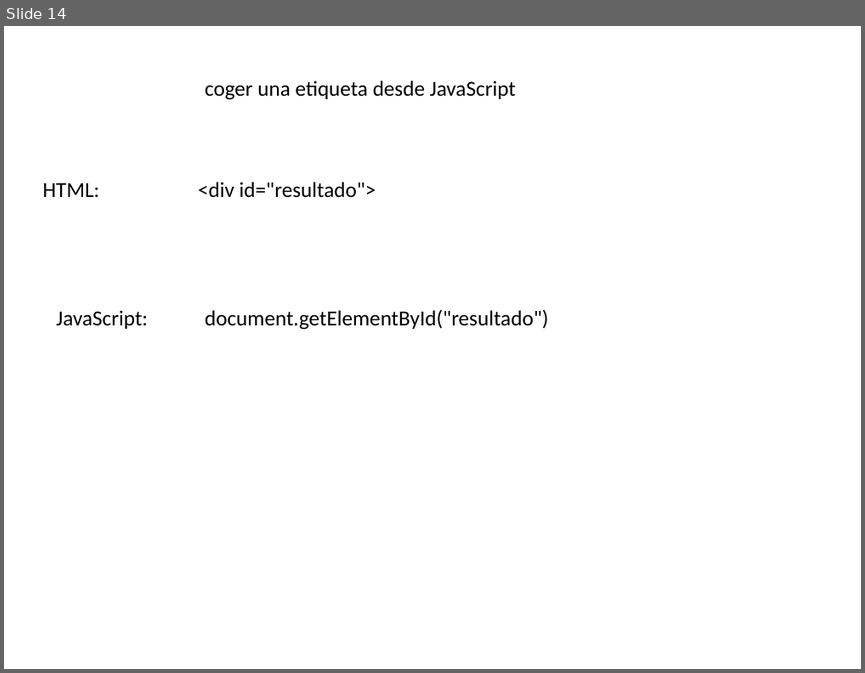
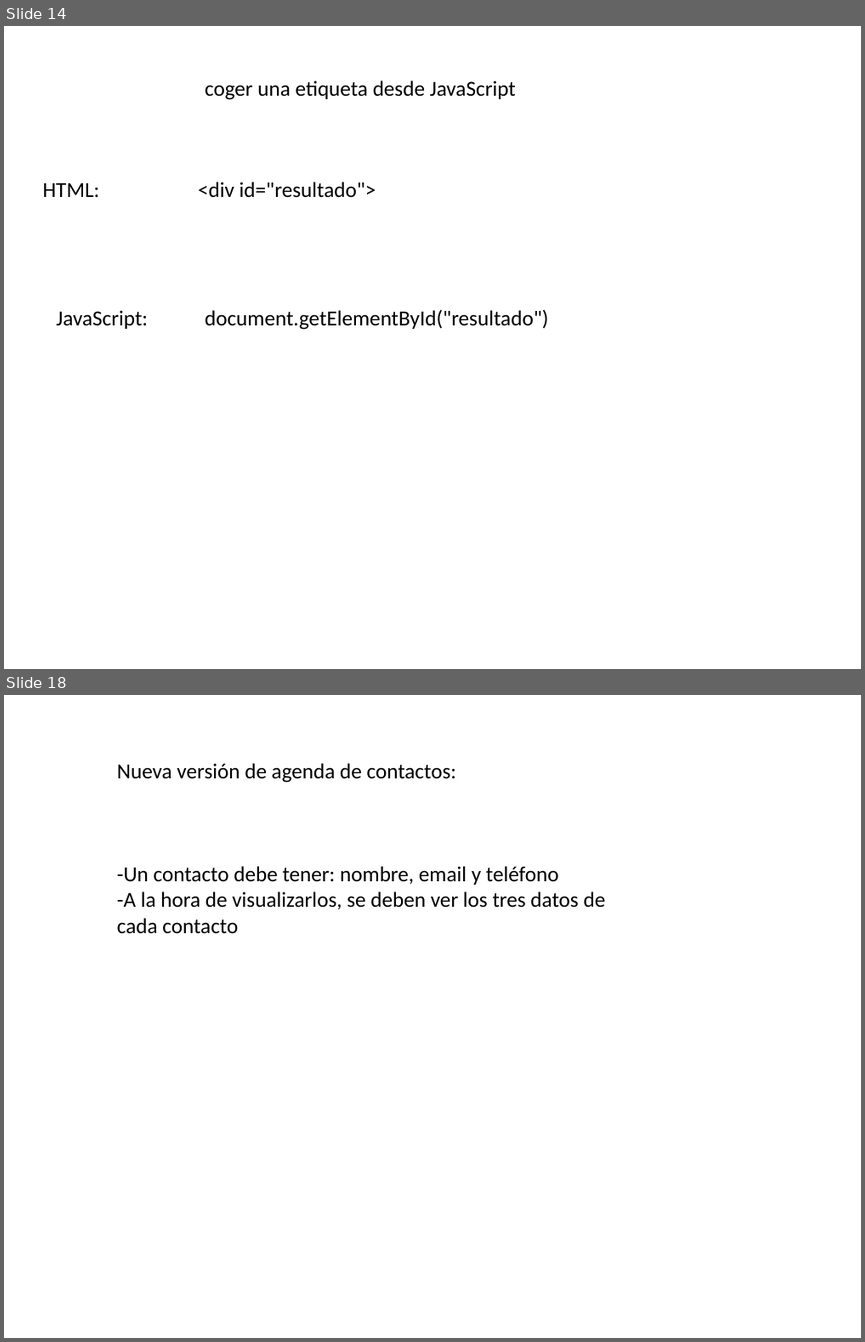
Before and after one commit to amartinsierra/javascript2025, a slide deck: pizarra.pptx. Shown one above the other, each under a label of ours: slide 14 before the commit, slides 14 and 18 after it; the slides between them are not shown. The pictures are 865x673 and 865x1342 pixels, drawn with LibreOffice and Linux fonts; fonts in the diff are those of the drawing. Boxes give left, top, right and bottom in pixels: in the first picture for what was removed or moved away, otherwise in the second. Text is boxed around its words. In the diff, an @@ line names an element or a change of style, - is before the commit and + after.

```diff
--- a/pizarra.pptx
+++ b/pizarra.pptx
@@ slide 18 added at [4,695,861,1338], background #FFFFFF @@
@@ text added at [117,763,606,934], 18 pt, text #000000 @@
+Nueva versión de agenda de contactos:
+-Un contacto debe tener: nombre, email y teléfono
+-A la hora de visualizarlos, se deben ver los tres datos de cada contacto
```
Also in this commit, not shown: 8 other slides added.
